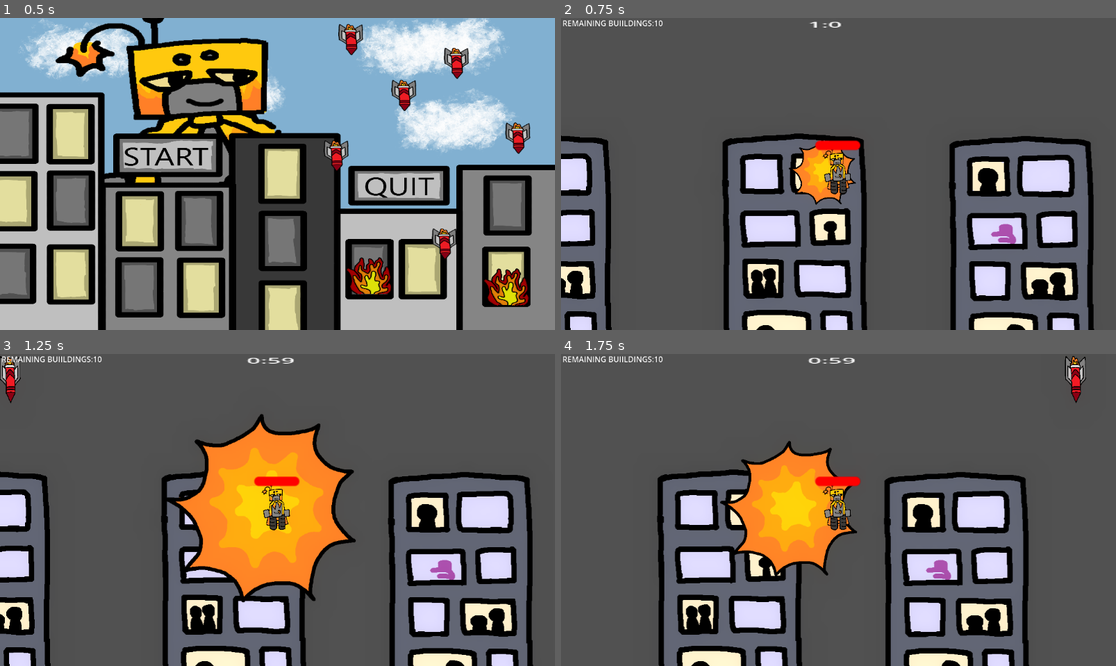
Above: before the commit, frames 1-4 (two rows, left to right).
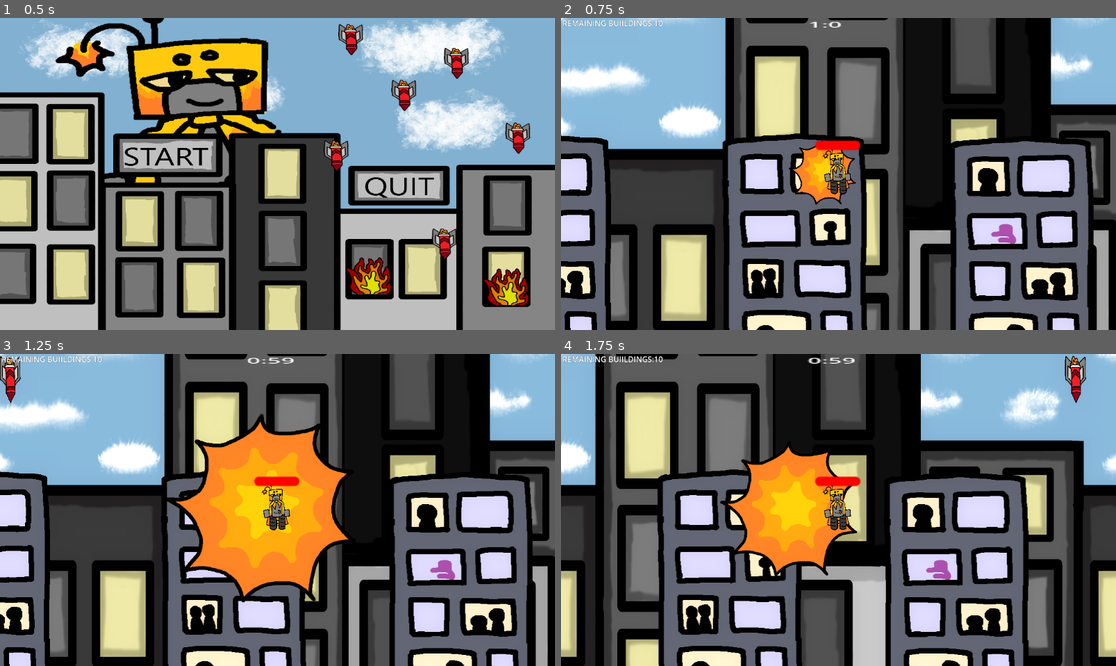
Above: after the commit, the same moments.

Repository: GeirlanthArchivest/oops--i-maybe-did-it-again
Game: Godot game, scene res://Scenes/start_menu.tscn
Same seed, same stepped clock (60 frames per second), same inputs: the game is played once before the commit and once after it. The engine's default icon, where the game draws it, is replaced by a stand-in: a white triangle on a blue panel in a dark square.
Inputs (mouse positions are in pixels of both pictures, inside the frame that each line leads up to):
- Up to frame 1 (0.5 s): no input
- Up to frame 2 (0.75 s): click (727, 155) at 0.5 s
- Up to frame 3 (1.25 s): no input
- Up to frame 4 (1.75 s): tap Enter (shoot) at 1.25 s; move the mouse to (960, 494) at 1.27 s; hold Right (move_right) from 1.28 s (still down); hold Enter (shoot) from 1.28 s (still down); tap Space (jump) at 1.52 s

Frame 1 is identical in both runs. In frame 2, 49% of the frame differs, in the area x 0-100%, y 0-100%; in frame 3, 45%; in frame 4, 51%.

Commit message:
added parallax background

Diff:
--- a/oops!-i-maybe-did-it-again/Scenes/main_level.tscn
+++ b/oops!-i-maybe-did-it-again/Scenes/main_level.tscn
@@ -1,10 +1,11 @@
-[gd_scene load_steps=8 format=3 uid="uid://bl4s2o65dexcj"]
+[gd_scene load_steps=9 format=3 uid="uid://bl4s2o65dexcj"]
 
 [ext_resource type="PackedScene" uid="uid://cga3myayrffbv" path="res://Scenes/player.tscn" id="1_q2fht"]
 [ext_resource type="Script" uid="uid://bwbexyf651e5r" path="res://Scripts/Level.gd" id="1_qbrl8"]
 [ext_resource type="Texture2D" uid="uid://bmp1vl1wvlpl4" path="res://icon.svg" id="2_ikcpc"]
 [ext_resource type="PackedScene" uid="uid://cxeh5hlakmc6l" path="res://Scenes/building.tscn" id="3_5erdv"]
 [ext_resource type="Script" uid="uid://ck31exw3j2snv" path="res://Scripts/Countdown Timer.gd" id="3_a2ia3"]
+[ext_resource type="Texture2D" uid="uid://cum46oyruim86" path="res://Assets/backdrop 1 png.png" id="6_236hc"]
 
 [sub_resource type="WorldBoundaryShape2D" id="WorldBoundaryShape2D_q2fht"]
 
@@ -131,5 +132,16 @@
 wait_time = 0.5
 autostart = true
 
+[node name="Parallax2D" type="Parallax2D" parent="."]
+scroll_scale = Vector2(2, 1)
+scroll_offset = Vector2(1, 1)
+repeat_size = Vector2(1500, 0)
+repeat_times = 2
+
+[node name="Backdrop1Png" type="Sprite2D" parent="Parallax2D"]
+position = Vector2(696, 274.99994)
+scale = Vector2(0.42873433, 0.5387097)
+texture = ExtResource("6_236hc")
+
 [connection signal="timeout" from="Camera2D/Timer/Timer" to="." method="_on_timer_timeout"]
 [connection signal="timeout" from="Missile Timer" to="." method="_on_missile_timer_timeout"]
--- a/oops!-i-maybe-did-it-again/project.godot
+++ b/oops!-i-maybe-did-it-again/project.godot
@@ -18,6 +18,10 @@
 [autoload]
 
 Global="*res://Scripts/Global.gd"
+
+[display]
+
+mouse_cursor/bg_color=Color(0.14, 0.14, 0.14, 1)
 
 [global_group]
 
Binary file added: oops!-i-maybe-did-it-again/Assets/backdrop 1 png.png
Not shown, added: oops!-i-maybe-did-it-again/Assets/backdrop 1 png.png.import
